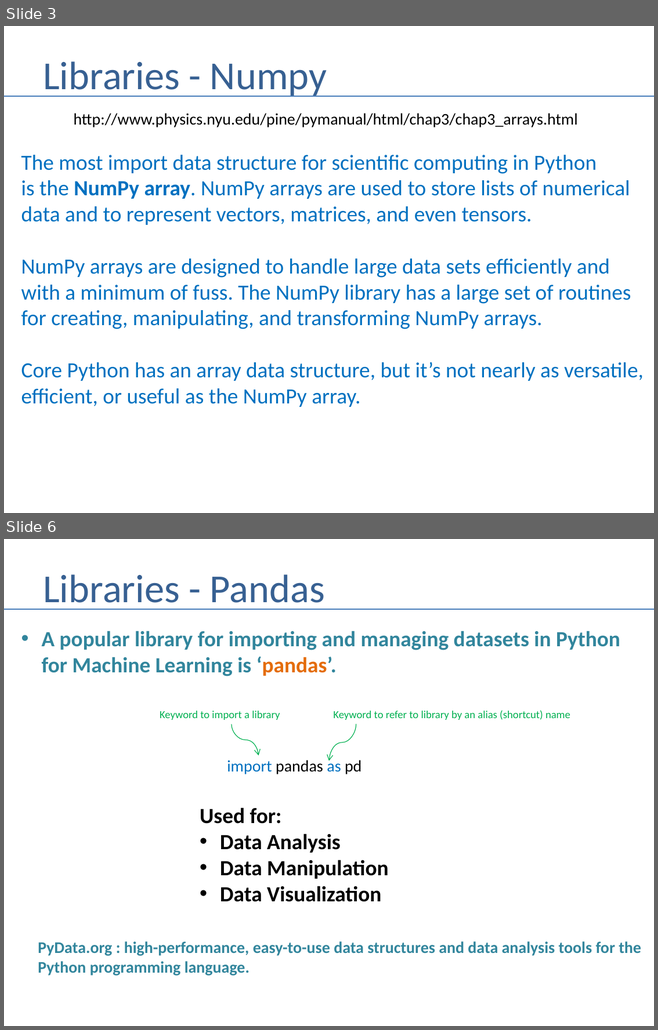
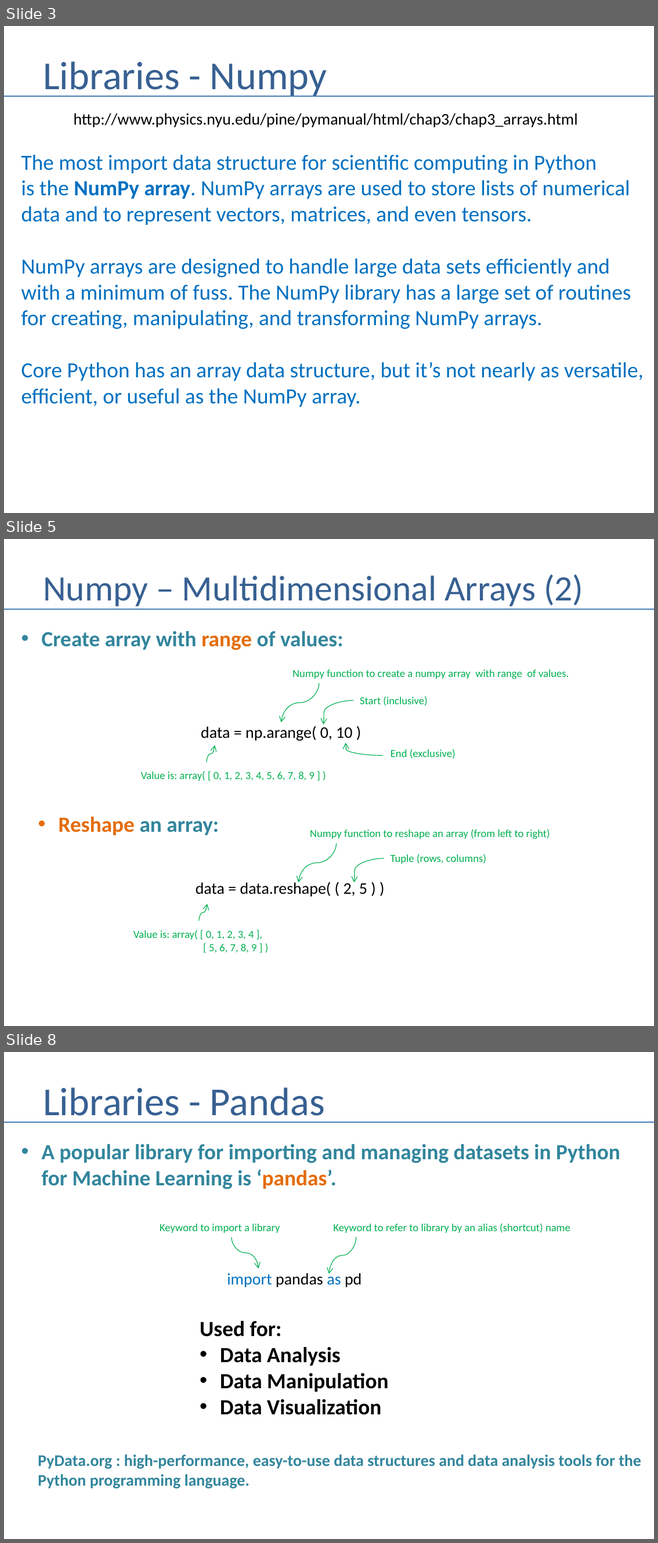
Before and after one commit to andrewferlitsch/Portland-Data-Science-Group, a slide deck: Presentations/Python - Numpy and Pandas.pptx. Shown one above the other, each under a label of ours: slides 3 and 6 before the commit, slides 3, 5 and 8 after it; the slides between them are not shown. The pictures are 658x1030 and 658x1543 pixels, drawn with LibreOffice and Linux fonts; fonts in the diff are those of the drawing. Boxes give left, top, right and bottom in pixels: in the first picture for what was removed or moved away, otherwise in the second. Text is boxed around its words. In the diff, an @@ line names an element or a change of style, - is before the commit and + after.

Commit message:
numpy updates

```diff
--- a/Presentations/Python - Numpy and Pandas.pptx
+++ b/Presentations/Python - Numpy and Pandas.pptx
@@ slide 5 added at <box>4,539,654,1026</box>, background #FFFFFF @@
@@ title added at <box>43,574,583,609</box>, 39.6 pt, text #376092 @@
+Numpy – Multidimensional Arrays (2)
@@ line added from (4, 609) to (654, 609), #4B7EBC 1.5 pt @@
@@ text added at <box>42,631,343,650</box>, 24 pt, text #31859C, bold @@
+• Create array with range of values:
@@ text added at <box>292,669,568,679</box>, 12 pt, text #00B050 @@
+Numpy function to create a numpy array with range of values.
@@ curved arrow added from (319, 683) to (281, 722), #00B050 0.75 pt @@
@@ curved arrow added from (354, 701) to (323, 725), #00B050 0.75 pt @@
@@ text added at <box>360,696,427,706</box>, 12 pt, text #00B050 @@
+Start (inclusive)
@@ text added at <box>201,726,352,741</box>, 18 pt, text #000000 @@
+data = np.arange( 0, 10 )
@@ curved arrow added from (206, 762) to (215, 745), #00B050 0.75 pt @@
@@ curved arrow added from (383, 755) to (346, 743), #00B050 0.75 pt @@
@@ text added at <box>390,749,455,759</box>, 12 pt, text #00B050 @@
+End (exclusive)
@@ text added at <box>141,771,314,781</box>, 12 pt, text #00B050 @@
+Value is: array( [ 0, 1, 2, 3, 4, 5, 6, 7, 8, 9 ] )
@@ text added at <box>59,816,219,835</box>, 24 pt, text #31859C, bold @@
+• Reshape an array:
@@ text added at <box>310,829,550,839</box>, 12 pt, text #00B050 @@
+Numpy function to reshape an array (from left to right)
@@ curved arrow added from (336, 843) to (298, 882), #00B050 0.75 pt @@
@@ curved arrow added from (384, 859) to (354, 882), #00B050 0.75 pt @@
@@ text added at <box>390,854,486,864</box>, 12 pt, text #00B050 @@
+Tuple (rows, columns)
@@ text added at <box>195,880,367,897</box>, 18 pt, text #000000 @@
+data = data.reshape( ( 2, 5 ) )
@@ curved arrow added from (199, 921) to (208, 904), #00B050 0.75 pt @@
@@ text added at <box>133,930,256,953</box>, 12 pt, text #00B050 @@
+Value is: array( [ 0, 1, 2, 3, 4 ],
+[ 5, 6, 7, 8, 9 ] )
@@ what was slide 6 is now slide 8 @@
```
Also in this commit, not shown: 3 slides changed, 1 other slide added.
